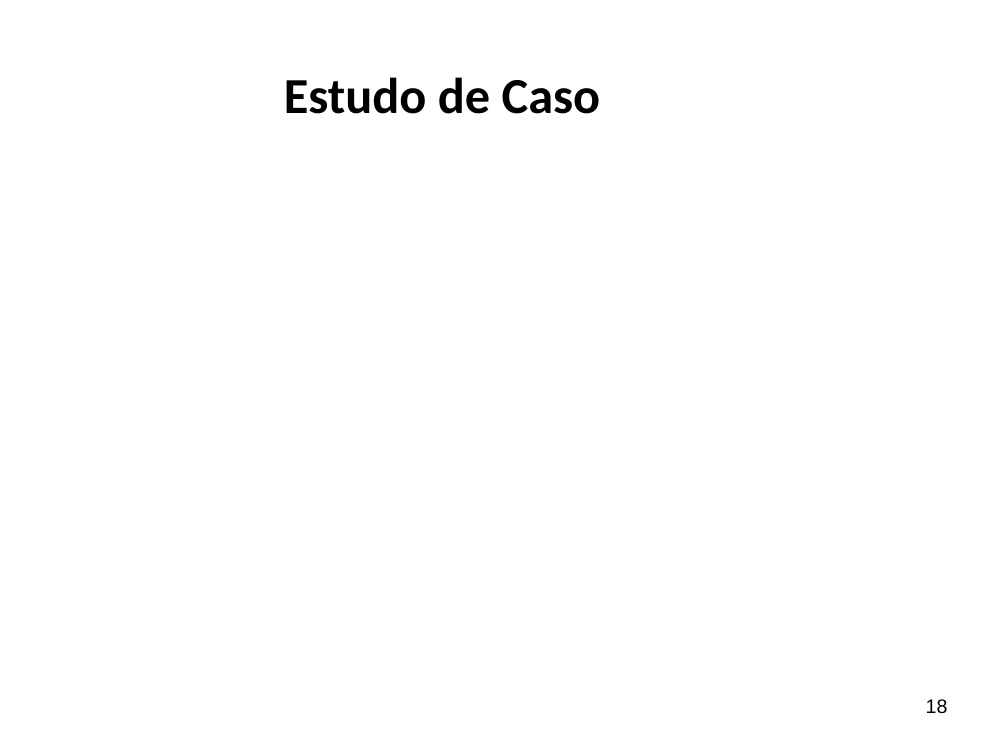
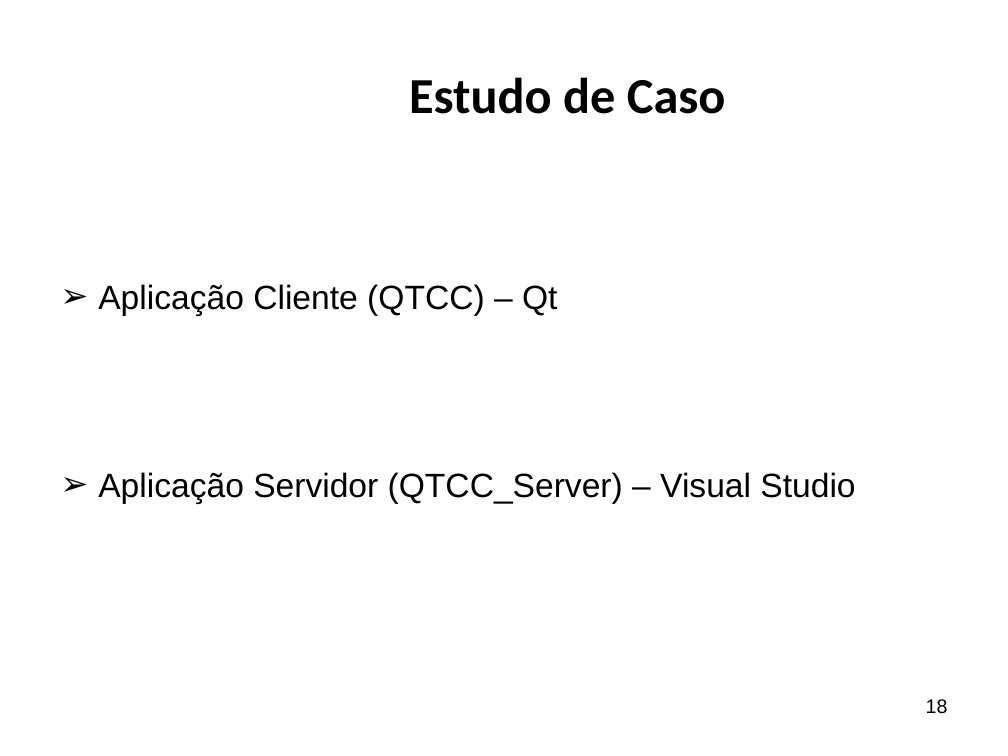
Before and after one commit to ricardopetrere/TCC_FTT, a slide deck: slide 18 of documentos/Apresentação Banca.pptx. Drawn at 1008x756 pixels with LibreOffice and Linux fonts; fonts in the diff are those of the drawing; background and template pictures are left out. Boxes give left, top, right and bottom in pixels: in the first picture for what was removed or moved away, otherwise in the second. Text is boxed around its words. In the diff, an @@ line names an element or a change of style, - is before the commit and + after.

```diff
--- a/documentos/Apresentação Banca.pptx
+++ b/documentos/Apresentação Banca.pptx
@@ title "Estudo de Caso" at bbox=[409, 77, 726, 114]: alignment left to centre @@
@@ text added at bbox=[98, 284, 855, 504], 24 pt, text #000000 @@
+➢ Aplicação Cliente (QTCC) – Qt
+➢ Aplicação Servidor (QTCC_Server) – Visual Studio
```
Also in this commit, not shown: 22 other slides changed, 9 slides added, 1 slide removed.
